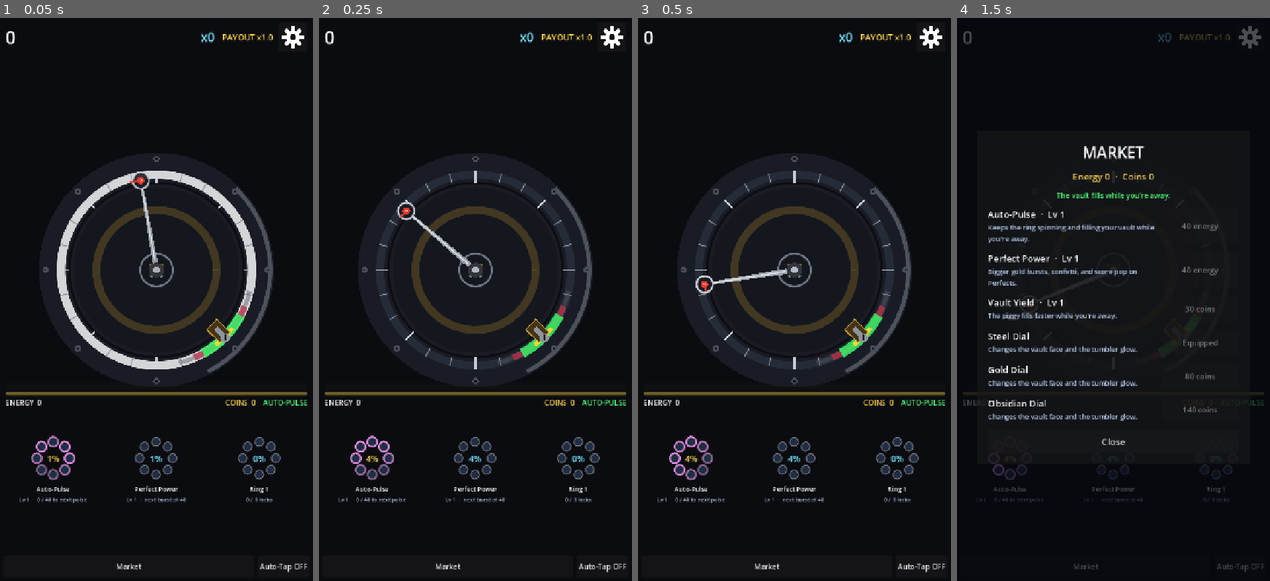
Above: before the commit, frames 1-4 (left to right).
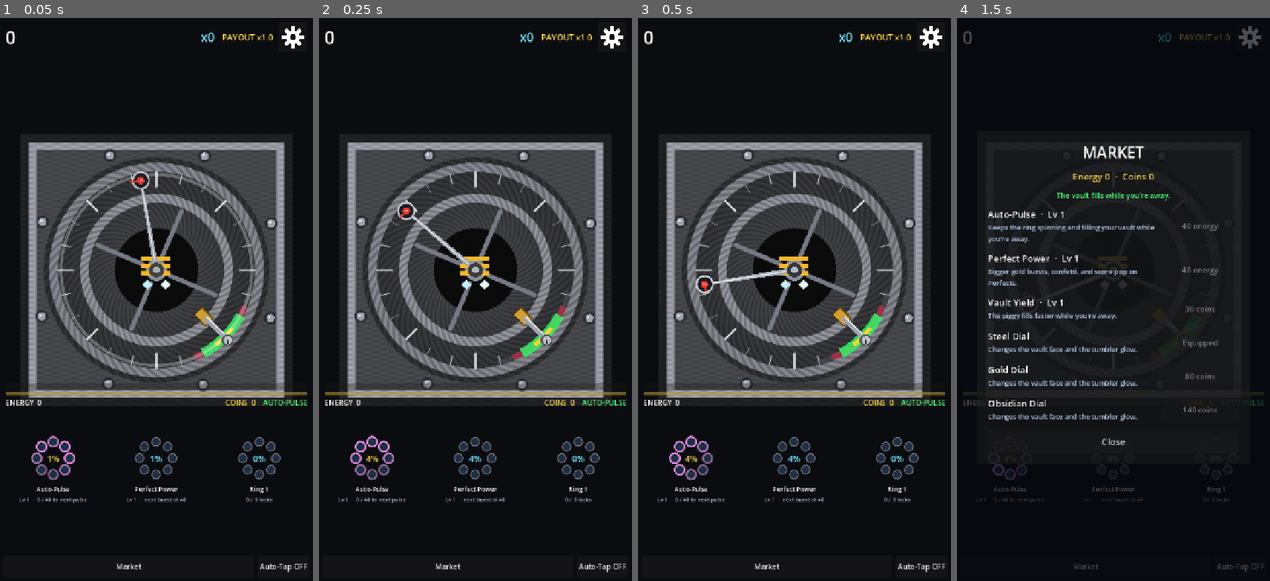
Above: after the commit, the same moments.

Repository: AvareGameStudio/loop-engine
Game: Godot game, scene res://scenes/Main.tscn
Same seed, same stepped clock (60 frames per second), same inputs: the game is played once before the commit and once after it.
Inputs (mouse positions are in pixels of both pictures, inside the frame that each line leads up to):
- Up to frame 1 (0.05 s): no input
- Up to frame 2 (0.25 s): no input
- Up to frame 3 (0.5 s): no input
- Up to frame 4 (1.5 s): click "Market" at 0.5 s; tap Enter at 1.25 s; move the mouse to (1185, 265) at 1.27 s; press the mouse at (1185, 265) at 1.28 s

The runs differ from the first frame. In frame 1, 30% of the frame differs, in the area x 9-91%, y 22-68%; in frame 2, 29%; in frame 3, 29%; in frame 4, 0.1%.

Commit message:
Show a steel vault door and freeze the last pin before the hoard spills.
Co-authored-by: Cursor <cursoragent@cursor.com>

Diff:
--- a/scripts/vfx/Juice.gd
+++ b/scripts/vfx/Juice.gd
@@ -1,5 +1,7 @@
 class_name Juice
 extends Node
+
+const VaultArt := preload("res://scripts/vfx/VaultSprites.gd")
 ## Hitstop, camera punch, particle bursts, pointer flash, jackpot glow, haptics.
 ## Time scale goes through the TimeScale autoload.
 
@@ -13,8 +15,9 @@
 ## Particle buffer size; individual bursts scale down via amount_ratio.
 @export var max_burst: int = 64
 ## Ring clear: hold this scale, then restore after RING_SLOWMO_SEC real seconds.
-const RING_TIME_SCALE: float = 0.15
-const RING_SLOWMO_SEC: float = 0.25
+const RING_TIME_SCALE: float = 0.2
+const RING_SLOWMO_SEC: float = 0.15
+const LAST_PIN_FREEZE: float = 0.1
 const HIT_ZOOM := Vector2(1.05, 1.05)
 
 var _shake: float = 0.0
@@ -133,15 +136,20 @@
 	_zoom_tween.tween_property(camera, "zoom", Vector2.ONE, 0.1).set_trans(Tween.TRANS_CUBIC).set_ease(Tween.EASE_OUT)
 
 
-## Full ring cleared: 0.15 for 0.25 real seconds, then back to 1.0.
-## Deferred because the tap handler restores slow-mo at the end of the same call.
+## Last pin: freeze 100ms, then the door flies and the hoard spills.
+## The freeze is hitstop, so the tap handler's slow-mo restore cannot cancel it.
 func _on_ring_cleared(_index: int, _payout: int) -> void:
+	TimeScale.hitstop(LAST_PIN_FREEZE)
+	get_tree().create_timer(LAST_PIN_FREEZE, true, false, true).timeout.connect(_slam_vault)
+
+
+func _slam_vault() -> void:
 	_zoom_punch_success()
-	bounce_node(_dial(), 1.22)
-	_pulse_glow(2.2)
+	bounce_node(_dial(), 1.28)
+	_pulse_glow(3.0)
 	spawn_vault_rain()
-	Settings.vibrate(55, 1.0)
-	TimeScale.pulse_slowmo.call_deferred(RING_TIME_SCALE, RING_SLOWMO_SEC)
+	Settings.vibrate(70, 1.0)
+	TimeScale.pulse_slowmo(RING_TIME_SCALE, RING_SLOWMO_SEC)
 
 
 func _bounce_zone() -> void:
@@ -201,31 +209,35 @@
 	get_tree().create_timer(sparks.lifetime + 0.05, true, false, true).timeout.connect(sparks.queue_free)
 
 
-## Gold and diamonds fall across the phone when the door slams open.
+## Gold bars and diamonds fill the phone when the door slams open.
 func spawn_vault_rain() -> void:
+	VaultArt.ensure()
 	var layer: Node = glow.get_parent() if glow else (get_tree().current_scene if get_tree() else self)
-	_drop_rain(layer, "VaultRainGold", Color(1.0, 0.82, 0.2, 1.0), 64, 0.0)
-	_drop_rain(layer, "VaultRainGem", Color(0.8, 0.94, 1.0, 1.0), 28, 0.08)
-
-
-func _drop_rain(layer: Node, rain_name: String, color: Color, count: int, delay: float) -> void:
+	var origin := _vault_origin()
+	_drop_rain(layer, "VaultRainGold", VaultArt.gold, Color(1.0, 0.86, 0.3, 1.0), 140, 0.0)
+	_drop_rain(layer, "VaultRainGem", VaultArt.gem, Color(0.85, 0.95, 1.0, 1.0), 70, 0.05)
+	_explode_hoard(layer, "VaultBurstGold", VaultArt.gold, Color(1.0, 0.84, 0.25, 1.0), origin, 90)
+	_explode_hoard(layer, "VaultBurstGem", VaultArt.gem, Color(0.8, 0.95, 1.0, 1.0), origin, 40)
+
+
+func _drop_rain(layer: Node, rain_name: String, texture: Texture2D, color: Color, count: int, delay: float) -> void:
 	var rain := CPUParticles2D.new()
 	rain.name = rain_name
 	rain.one_shot = true
 	rain.amount = count
-	rain.lifetime = 1.35
-	rain.explosiveness = 0.25
+	rain.lifetime = 1.8
+	rain.explosiveness = 0.2
 	rain.emission_shape = CPUParticles2D.EMISSION_SHAPE_RECTANGLE
-	rain.emission_rect_extents = Vector2(380.0, 10.0)
+	rain.emission_rect_extents = Vector2(400.0, 16.0)
 	rain.direction = Vector2(0, 1)
-	rain.spread = 18.0
-	rain.gravity = Vector2(0, 980)
-	rain.initial_velocity_min = 80.0
-	rain.initial_velocity_max = 220.0
-	rain.scale_amount_min = 0.7
-	rain.scale_amount_max = 1.5
+	rain.spread = 24.0
+	rain.gravity = Vector2(0, 1100)
+	rain.initial_velocity_min = 60.0
+	rain.initial_velocity_max = 260.0
+	rain.scale_amount_min = 1.4
+	rain.scale_amount_max = 2.8
 	rain.color = color
-	rain.texture = _spark_texture()
+	rain.texture = texture
 	rain.z_index = 12
 	layer.add_child(rain)
 	rain.position = Vector2(360, -30)
@@ -240,6 +252,31 @@
 	get_tree().create_timer(rain.lifetime + delay + 0.1, true, false, true).timeout.connect(func() -> void:
 		if is_instance_valid(rain):
 			rain.queue_free()
+	)
+
+
+func _explode_hoard(layer: Node, burst_name: String, texture: Texture2D, color: Color, origin: Vector2, count: int) -> void:
+	var spill := CPUParticles2D.new()
+	spill.name = burst_name
+	spill.one_shot = true
+	spill.amount = count
+	spill.lifetime = 1.15
+	spill.explosiveness = 0.95
+	spill.spread = 180.0
+	spill.gravity = Vector2(0, 980)
+	spill.initial_velocity_min = 320.0
+	spill.initial_velocity_max = 880.0
+	spill.scale_amount_min = 1.3
+	spill.scale_amount_max = 2.6
+	spill.color = color
+	spill.texture = texture
+	spill.z_index = 13
+	layer.add_child(spill)
+	spill.position = origin
+	spill.emitting = true
+	get_tree().create_timer(spill.lifetime + 0.1, true, false, true).timeout.connect(func() -> void:
+		if is_instance_valid(spill):
+			spill.queue_free()
 	)
 
 
--- /dev/null
+++ b/scripts/vfx/VaultSprites.gd
@@ -0,0 +1,167 @@
+class_name VaultSprites
+extends RefCounted
+## Painted vault door, tumbler, tap hand, and gem textures.
+## Built once at runtime so the dial reads as a steel door, not a flat circle.
+
+static var door: Texture2D
+static var pin: Texture2D
+static var hand: Texture2D
+static var gold: Texture2D
+static var gem: Texture2D
+
+
+static func ensure() -> void:
+	if door != null:
+		return
+	door = ImageTexture.create_from_image(_door())
+	pin = ImageTexture.create_from_image(_pin())
+	hand = ImageTexture.create_from_image(_hand())
+	gold = ImageTexture.create_from_image(_bar())
+	gem = ImageTexture.create_from_image(_gem())
+
+
+static func _door() -> Image:
+	var size := 320
+	var img := Image.create(size, size, false, Image.FORMAT_RGBA8)
+	img.fill(Color(0, 0, 0, 0))
+	var c := Vector2(159.5, 159.5)
+	for y in size:
+		for x in size:
+			var local := Vector2(float(x), float(y)) - c
+			if absf(local.x) > 150.0 or absf(local.y) > 150.0:
+				continue
+			var edge := maxf(absf(local.x), absf(local.y))
+			var dist := local.length()
+			var ang := local.angle()
+			var grain := 0.9 + 0.1 * sin(local.y * 1.1) * sin(local.x * 0.33)
+			var shade := 0.3
+			if edge > 140.0:
+				shade = 0.14
+			elif edge > 132.0:
+				shade = 0.66
+			if dist < 124.0:
+				shade = 0.2 + 0.12 * (1.0 - dist / 124.0)
+				grain = 0.86 + 0.14 * sin(ang * 64.0 + dist * 0.8)
+			if dist > 108.0 and dist < 118.0:
+				shade = 0.55
+			if dist < 84.0 and dist > 74.0:
+				shade = 0.6
+			if dist < 46.0:
+				shade = 0.05
+			img.set_pixel(x, y, Color(shade * grain, shade * grain * 1.01, shade * grain * 1.07, 1.0))
+	for i in 8:
+		var bolt := c + Vector2.from_angle(float(i) * TAU / 8.0 + 0.4) * 136.0
+		_disc(img, bolt, 7.0, Color(0.16, 0.17, 0.19, 1.0))
+		_disc(img, bolt, 4.5, Color(0.62, 0.64, 0.68, 1.0))
+		_disc(img, bolt + Vector2(-1.2, -1.2), 1.4, Color(0.9, 0.91, 0.93, 1.0))
+	for i in 4:
+		var spoke := float(i) * TAU / 4.0 + 0.4
+		_line(img, c + Vector2.from_angle(spoke) * 16.0, c + Vector2.from_angle(spoke) * 70.0, 5.0, Color(0.46, 0.48, 0.52, 1.0))
+	_disc(img, c, 12.0, Color(0.55, 0.57, 0.6, 1.0))
+	_disc(img, c, 4.0, Color(0.1, 0.1, 0.12, 1.0))
+	for i in 3:
+		_rect(img, Rect2(c.x - 16.0, c.y - 14.0 + float(i) * 8.0, 32.0, 5.0), Color(0.95, 0.72, 0.18, 1.0))
+	_diamond(img, c + Vector2(-10, 16), 5.0, Color(0.78, 0.94, 1.0, 1.0))
+	_diamond(img, c + Vector2(10, 16), 5.0, Color(0.92, 0.98, 1.0, 1.0))
+	for deg in range(0, 360, 15):
+		var tick := deg_to_rad(float(deg))
+		var major := deg % 45 == 0
+		_line(
+			img,
+			c + Vector2.from_angle(tick) * (92.0 if major else 98.0),
+			c + Vector2.from_angle(tick) * 108.0,
+			1.8 if major else 1.0,
+			Color(0.86, 0.88, 0.9, 1.0)
+		)
+	return img
+
+
+static func _pin() -> Image:
+	var img := Image.create(160, 64, false, Image.FORMAT_RGBA8)
+	img.fill(Color(0, 0, 0, 0))
+	_rect(img, Rect2(4, 14, 52, 36), Color(0.42, 0.3, 0.08, 1.0))
+	_rect(img, Rect2(8, 18, 44, 28), Color(0.82, 0.62, 0.2, 1.0))
+	_rect(img, Rect2(36, 24, 86, 16), Color(0.62, 0.64, 0.68, 1.0))
+	_rect(img, Rect2(36, 24, 86, 4), Color(0.9, 0.92, 0.94, 1.0))
+	_disc(img, Vector2(132, 32), 18.0, Color(0.32, 0.34, 0.37, 1.0))
+	_disc(img, Vector2(132, 32), 13.0, Color(0.74, 0.76, 0.8, 1.0))
+	_line(img, Vector2(124, 26), Vector2(140, 38), 2.2, Color(0.12, 0.12, 0.13, 1.0))
+	return img
+
+
+static func _hand() -> Image:
+	var img := Image.create(128, 168, false, Image.FORMAT_RGBA8)
+	img.fill(Color(0, 0, 0, 0))
+	var skin := Color(1.0, 0.9, 0.62, 1.0)
+	var ink := Color(0.1, 0.07, 0.02, 1.0)
+	_finger(img, Rect2(18, 58, 16, 52), 8.0, ink)
+	_finger(img, Rect2(36, 40, 18, 70), 9.0, ink)
+	_finger(img, Rect2(56, 28, 18, 82), 9.0, ink)
+	_finger(img, Rect2(76, 46, 16, 60), 8.0, ink)
+	_disc(img, Vector2(58, 108), 36.0, ink)
+	_disc(img, Vector2(96, 96), 16.0, ink)
+	_finger(img, Rect2(22, 62, 12, 46), 6.0, skin)
+	_finger(img, Rect2(40, 44, 14, 64), 7.0, skin)
+	_finger(img, Rect2(60, 32, 14, 76), 7.0, skin)
+	_finger(img, Rect2(80, 50, 12, 54), 6.0, skin)
+	_disc(img, Vector2(58, 108), 32.0, skin)
+	_disc(img, Vector2(94, 96), 13.0, skin)
+	return img
+
+
+static func _bar() -> Image:
+	var img := Image.create(16, 8, false, Image.FORMAT_RGBA8)
+	img.fill(Color(0, 0, 0, 0))
+	_rect(img, Rect2(0, 0, 16, 8), Color(0.7, 0.46, 0.08, 1.0))
+	_rect(img, Rect2(1, 1, 14, 3), Color(1.0, 0.88, 0.4, 1.0))
+	return img
+
+
+static func _gem() -> Image:
+	var img := Image.create(16, 16, false, Image.FORMAT_RGBA8)
+	img.fill(Color(0, 0, 0, 0))
+	_diamond(img, Vector2(8, 8), 7.0, Color(0.72, 0.94, 1.0, 1.0))
+	_diamond(img, Vector2(8, 7), 3.0, Color(1, 1, 1, 0.95))
+	return img
+
+
+static func _disc(img: Image, c: Vector2, radius: float, color: Color) -> void:
+	var reach := int(ceil(radius)) + 1
+	for y in range(int(c.y) - reach, int(c.y) + reach + 1):
+		for x in range(int(c.x) - reach, int(c.x) + reach + 1):
+			if x < 0 or y < 0 or x >= img.get_width() or y >= img.get_height():
+				continue
+			if Vector2(float(x), float(y)).distance_to(c) <= radius:
+				img.set_pixel(x, y, color)
+
+
+static func _rect(img: Image, rect: Rect2, color: Color) -> void:
+	for y in range(int(rect.position.y), int(rect.end.y)):
+		for x in range(int(rect.position.x), int(rect.end.x)):
+			if x < 0 or y < 0 or x >= img.get_width() or y >= img.get_height():
+				continue
+			img.set_pixel(x, y, color)
+
+
+static func _line(img: Image, a: Vector2, b: Vector2, width: float, color: Color) -> void:
+	var steps := int(a.distance_to(b)) + 1
+	for i in steps + 1:
+		_disc(img, a.lerp(b, float(i) / float(maxi(steps, 1))), width * 0.5, color)
+
+
+static func _diamond(img: Image, c: Vector2, extent: float, color: Color) -> void:
+	var reach := int(ceil(extent)) + 1
+	for y in range(int(c.y) - reach, int(c.y) + reach + 1):
+		for x in range(int(c.x) - reach, int(c.x) + reach + 1):
+			if x < 0 or y < 0 or x >= img.get_width() or y >= img.get_height():
+				continue
+			var local := Vector2(float(x), float(y)) - c
+			if absf(local.x) + absf(local.y) <= extent:
+				img.set_pixel(x, y, color)
+
+
+static func _finger(img: Image, rect: Rect2, cap: float, color: Color) -> void:
+	_rect(img, rect, color)
+	var mid_x := rect.position.x + rect.size.x * 0.5
+	_disc(img, Vector2(mid_x, rect.position.y), cap, color)
+	_disc(img, Vector2(mid_x, rect.end.y), cap, color)
--- a/scripts/world/GameWorld.gd
+++ b/scripts/world/GameWorld.gd
@@ -2,6 +2,7 @@
 ## Core session loop: spin → tap → grade → payout → DDA → stage/meta.
 
 const RESPAWN_DELAY: float = 0.22
+const VAULT_BEAT: float = 0.55
 const REVIVE_STEP: float = 0.45
 const END_BOOST_ENERGY: float = 0.16
 const END_BOOST_COINS: float = 0.05
@@ -161,7 +162,8 @@
 
 
 func _after_hit() -> void:
-	if GameState.hits_in_stage >= GameState.hits_needed:
+	var cleared := GameState.hits_in_stage >= GameState.hits_needed
+	if cleared:
 		var bonus: int = 25 * GameState.current_stage
 		GameState.add_energy(bonus)
 		EventBus.stage_cleared.emit(GameState.current_stage, bonus)
@@ -172,7 +174,7 @@
 	EventBus.session_changed.emit()
 	_push_zeigarnik()
 	# Real seconds: ignore_time_scale so unlock slow-mo cannot stretch the armed window.
-	await get_tree().create_timer(RESPAWN_DELAY, true, false, true).timeout
+	await get_tree().create_timer(VAULT_BEAT if cleared else RESPAWN_DELAY, true, false, true).timeout
 	if not GameState.run_active:
 		return
 	TimeScale.set_slowmo(1.0)
--- a/scripts/world/LockPin.gd
+++ b/scripts/world/LockPin.gd
@@ -1,5 +1,7 @@
 class_name LockPin
 extends Node2D
+
+const VaultArt := preload("res://scripts/vfx/VaultSprites.gd")
 ## Tumbler sitting in the combination notch. A hit seats it; the flash shader
 ## is what the player reads as the pin catching.
 
@@ -7,19 +9,34 @@
 
 var locked: bool = false
 var _flash_tween: Tween
+var _eject_tween: Tween
+var _bolt: Sprite2D
+
+
+func _ready() -> void:
+	VaultArt.ensure()
+	_bolt = Sprite2D.new()
+	_bolt.name = "Bolt"
+	_bolt.texture = VaultArt.pin
+	_bolt.scale = Vector2(0.72, 0.72)
+	_bolt.use_parent_material = true
+	add_child(_bolt)
+	_layout()
+	EventBus.stage_cleared.connect(_eject)
 
 
 func place(angle: float) -> void:
 	rotation = angle
-	queue_redraw()
+	_layout()
 
 
 func set_locked(is_locked: bool) -> void:
-	if locked == is_locked:
-		queue_redraw()
-		return
 	locked = is_locked
-	queue_redraw()
+	if _eject_tween:
+		_eject_tween.kill()
+	if _bolt:
+		_bolt.modulate.a = 1.0
+	_layout()
 
 
 func flash(seconds: float = 0.16, peak: float = 1.0) -> void:
@@ -34,15 +51,21 @@
 	_flash_tween.tween_property(mat, "shader_parameter/amount", 0.0, seconds)
 
 
-func _draw() -> void:
-	var seat := radius - 6.0
-	# Brass collar set into the dial, then a steel bolt that sinks when it catches.
-	draw_rect(Rect2(seat - 34.0, -16.0, 40.0, 32.0), Color(0.28, 0.2, 0.08, 1.0), true)
-	draw_rect(Rect2(seat - 34.0, -16.0, 40.0, 32.0), Color(0.72, 0.58, 0.22, 1.0), false, 2.0)
-	var sunk: float = 18.0 if locked else 0.0
-	var body := Color(0.55, 0.58, 0.62, 1.0) if not locked else Color(0.95, 0.78, 0.28, 1.0)
-	draw_rect(Rect2(seat - 22.0 - sunk, -6.0, 28.0, 12.0), body, true)
-	draw_circle(Vector2(seat + 8.0 - sunk, 0.0), 10.0, body)
-	draw_line(Vector2(seat + 4.0 - sunk, -4.0), Vector2(seat + 12.0 - sunk, 4.0), Color(0.12, 0.1, 0.08, 1.0), 2.0, true)
-	if locked:
-		draw_line(Vector2(seat - 8.0, -12.0), Vector2(seat + 6.0, 12.0), Color(1.0, 0.9, 0.5, 0.9), 2.0, true)
+func _layout() -> void:
+	if _bolt == null:
+		return
+	var sunk: float = 16.0 if locked else 0.0
+	_bolt.position = Vector2(radius - 28.0 - sunk, 0.0)
+	_bolt.modulate = Color(1.0, 0.86, 0.45, 1.0) if locked else Color.WHITE
+
+
+func _eject(_index: int, _payout: int) -> void:
+	if _bolt == null:
+		return
+	if _eject_tween:
+		_eject_tween.kill()
+	_eject_tween = create_tween()
+	_eject_tween.set_ignore_time_scale(true)
+	_eject_tween.tween_interval(0.1)
+	_eject_tween.tween_property(_bolt, "position:x", radius + 90.0, 0.16).set_trans(Tween.TRANS_QUAD).set_ease(Tween.EASE_IN)
+	_eject_tween.parallel().tween_property(_bolt, "modulate:a", 0.0, 0.16)
--- a/scripts/world/RingArena.gd
+++ b/scripts/world/RingArena.gd
@@ -1,5 +1,7 @@
 class_name RingArena
 extends Node2D
+
+const VaultArt := preload("res://scripts/vfx/VaultSprites.gd")
 ## Steel vault dial. Tick marks and a machined bezel replace the neon ring;
 ## the colored gate is the combination notch the pick has to hit.
 ## The rotating pointer is a child, so the dial only redraws when the target or windows change.
@@ -14,6 +16,9 @@
 
 @onready var pointer: RingPointer = $Pointer
 @onready var pin: LockPin = $LockPin
+
+var _door_sprite: Sprite2D
+var _hand_sprite: Sprite2D
 
 var pointer_angle: float = -PI / 2.0
 var rpm: float = 0.55
@@ -54,6 +59,7 @@
 
 
 func _ready() -> void:
+	_build_sprites()
 	pointer.direction = direction
 	EventBus.direction_flipped.connect(func(_d: float) -> void: _bezel_flash = 1.0)
 	EventBus.stage_cleared.connect(func(_index: int, _payout: int) -> void: _door = 1.0)
@@ -74,6 +80,7 @@
 	var coach_now: bool = _in_coach_window()
 	if coach_now:
 		_coach_pulse = wrapf(_coach_pulse + real_dt * 7.0, 0.0, TAU)
+	_place_hand(coach_now)
 	if _bezel_flash > 0.0 or _door > 0.0 or coach_now != _coach_hot or coach_now:
 		_bezel_flash = maxf(0.0, _bezel_flash - real_dt * 4.0)
 		_door = maxf(0.0, _door - real_dt * 0.7)
@@ -100,34 +107,57 @@
 		"gold":
 			_rim = Color(0.46, 0.32, 0.1, 1.0)
 			_gate = Color(1.0, 0.78, 0.22, 0.9)
+			if _door_sprite:
+				_door_sprite.modulate = Color(1.0, 0.78, 0.42, 1.0)
 		"obsidian":
 			_rim = Color(0.05, 0.06, 0.08, 1.0)
 			_gate = Color(0.35, 0.86, 1.0, 0.9)
+			if _door_sprite:
+				_door_sprite.modulate = Color(0.45, 0.62, 0.78, 1.0)
 		_:
 			_rim = Color(0.15, 0.17, 0.22, 1.0)
 			_gate = Color(0.2, 0.95, 0.4, 0.85)
+			if _door_sprite:
+				_door_sprite.modulate = Color.WHITE
 	queue_redraw()
+
+
+func _build_sprites() -> void:
+	VaultArt.ensure()
+	_door_sprite = Sprite2D.new()
+	_door_sprite.name = "VaultDoor"
+	_door_sprite.texture = VaultArt.door
+	_door_sprite.z_index = -2
+	# Texture dial radius is 105px. Scale it onto the gameplay ring.
+	_door_sprite.scale = Vector2.ONE * (radius / 105.0)
+	add_child(_door_sprite)
+	move_child(_door_sprite, 0)
+	_hand_sprite = Sprite2D.new()
+	_hand_sprite.name = "TapHand"
+	_hand_sprite.texture = VaultArt.hand
+	_hand_sprite.z_index = 6
+	_hand_sprite.visible = false
+	add_child(_hand_sprite)
+
+
+func _place_hand(show_hand: bool) -> void:
+	if _hand_sprite == null:
+		return
+	_hand_sprite.visible = show_hand
+	if not show_hand:
+		return
+	var dir := Vector2.from_angle(target_angle)
+	var pulse: float = 0.9 + 0.14 * sin(_coach_pulse)
+	_hand_sprite.position = dir * (radius + 108.0)
+	_hand_sprite.rotation = target_angle + PI * 0.5
+	_hand_sprite.scale = Vector2.ONE * 0.46 * pulse
+	_hand_sprite.modulate = Color(1.0, 0.95, 0.55, 0.72 + 0.28 * pulse)
 
 
 func _draw() -> void:
 	var center := Vector2.ZERO
-	# Face plate and bolt ring: a machined vault door, not a neon circle.
-	draw_circle(center, radius + 48.0, Color(0.1, 0.11, 0.14, 1.0))
-	draw_arc(center, radius + 40.0, -0.8, 1.1, 40, Color(0.55, 0.58, 0.62, 0.45), 8.0, true)
-	for i in 8:
-		var bolt: Vector2 = Vector2.from_angle(float(i) * TAU / 8.0) * (radius + 34.0)
-		draw_circle(bolt, 7.0, Color(0.28, 0.3, 0.34, 1.0))
-		draw_circle(bolt, 2.4, Color(0.06, 0.06, 0.08, 1.0))
-	draw_circle(center, radius - 28.0, Color(0.08, 0.09, 0.12, 1.0))
-	draw_arc(center, radius - 78.0, 0.0, TAU, 40, Color(0.9, 0.68, 0.18, 0.22 + 0.45 * _door), 16.0, true)
-	var rim: Color = _rim.lerp(Color.WHITE, _bezel_flash)
-	draw_arc(center, radius, 0.0, TAU, 96, rim, 16.0 + 2.0 * _bezel_flash, true)
-	draw_arc(center, radius - 18.0, 0.0, TAU, 64, Color(0.05, 0.05, 0.07, 1.0), 4.0, true)
-	_draw_ticks()
-	draw_arc(center, 36.0, 0.0, TAU, 28, Color(0.45, 0.47, 0.52, 1.0), 3.0, true)
-	_draw_hoard(center)
 	if _door > 0.0:
-		draw_circle(center, 78.0 * _door, Color(1.0, 0.78, 0.25, 0.25 + 0.6 * _door))
+		draw_circle(center, (radius - 20.0) * _door, Color(1.0, 0.78, 0.25, 0.2 + 0.55 * _door))
 		_draw_hoard(center)
 
 	var near: float = float(windows.near)
@@ -137,7 +167,9 @@
 	# The gate the pick has to hit.
 	_draw_window_arc(float(windows.good), _gate, 20.0)
 	_draw_window_arc(float(windows.perfect), Color(1.0, 0.84, 0.2, 0.95), 8.0)
-	_draw_tap_hand()
+	if _bezel_flash > 0.0:
+		draw_arc(center, radius, 0.0, TAU, 64, Color(1, 1, 1, 0.35 * _bezel_flash), 6.0, true)
+	_draw_tap_label()
 
 
 func _in_coach_window() -> bool:
@@ -164,31 +196,14 @@
 	]), color)
 
 
-func _draw_tap_hand() -> void:
+func _draw_tap_label() -> void:
 	if not _coach_hot:
 		return
-	var dir := Vector2.from_angle(target_angle)
-	var palm := dir * (radius + 72.0)
-	var bob: float = 6.0 * sin(_coach_pulse)
-	palm -= dir * bob
-	draw_circle(palm, 18.0, Color(1.0, 0.9, 0.45, 0.95))
-	draw_line(palm, palm - dir * 26.0, Color(1.0, 0.82, 0.28, 1.0), 7.0, true)
+	var palm := Vector2.from_angle(target_angle) * (radius + 108.0)
 	var font: Font = ThemeDB.fallback_font
 	var text := "TAP!"
 	var width: float = font.get_string_size(text, HORIZONTAL_ALIGNMENT_LEFT, -1, 22).x
-	draw_string(font, palm + Vector2(-width * 0.5, -26.0), text, HORIZONTAL_ALIGNMENT_LEFT, -1, 22, Color(1.0, 0.95, 0.7, 1.0))
-
-
-func _draw_ticks() -> void:
-	# 15° steps: a mechanical safe dial, not a smooth neon ring.
-	var step := 15
-	for deg in range(0, 360, step):
-		var angle := deg_to_rad(float(deg))
-		var major := deg % 45 == 0
-		var inner := radius - (18.0 if major else 10.0)
-		var outer := radius + 8.0
-		var col := Color(0.82, 0.84, 0.88, 1.0) if major else Color(0.55, 0.58, 0.62, 0.9)
-		draw_line(Vector2.from_angle(angle) * inner, Vector2.from_angle(angle) * outer, col, 2.4 if major else 1.2, true)
+	draw_string(font, palm + Vector2(-width * 0.5, -78.0), text, HORIZONTAL_ALIGNMENT_LEFT, -1, 22, Color(1.0, 0.95, 0.7, 1.0))
 
 
 func _draw_window_arc(half_deg: float, color: Color, width: float) -> void:
Not shown, added: scripts/vfx/VaultSprites.gd.uid
